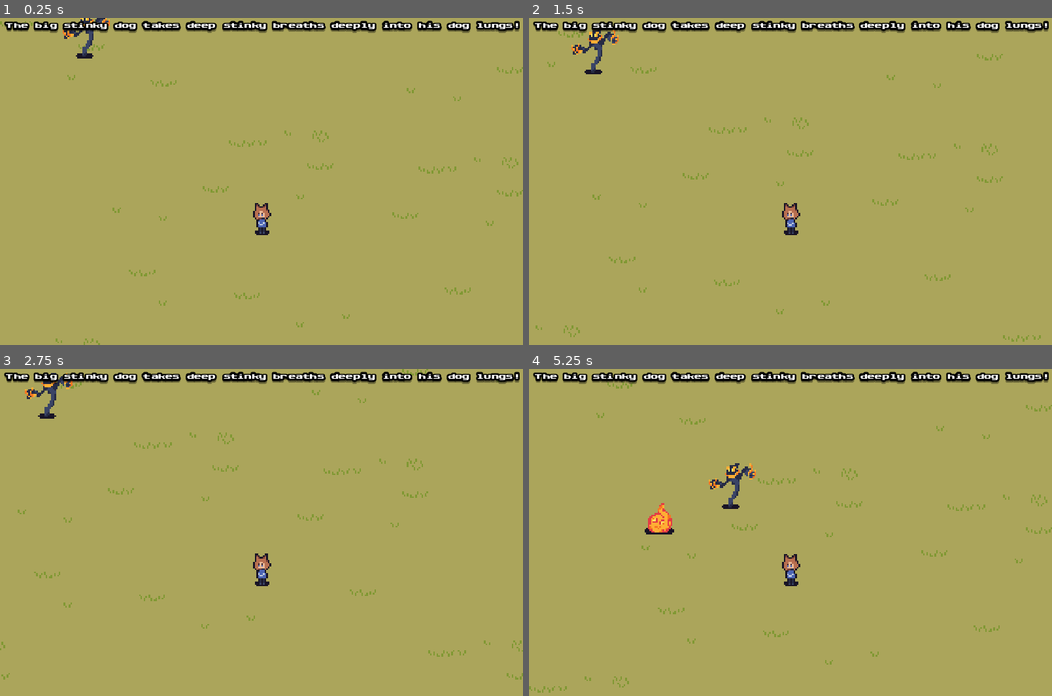
Above: before the commit, frames 1-4 (two rows, left to right).
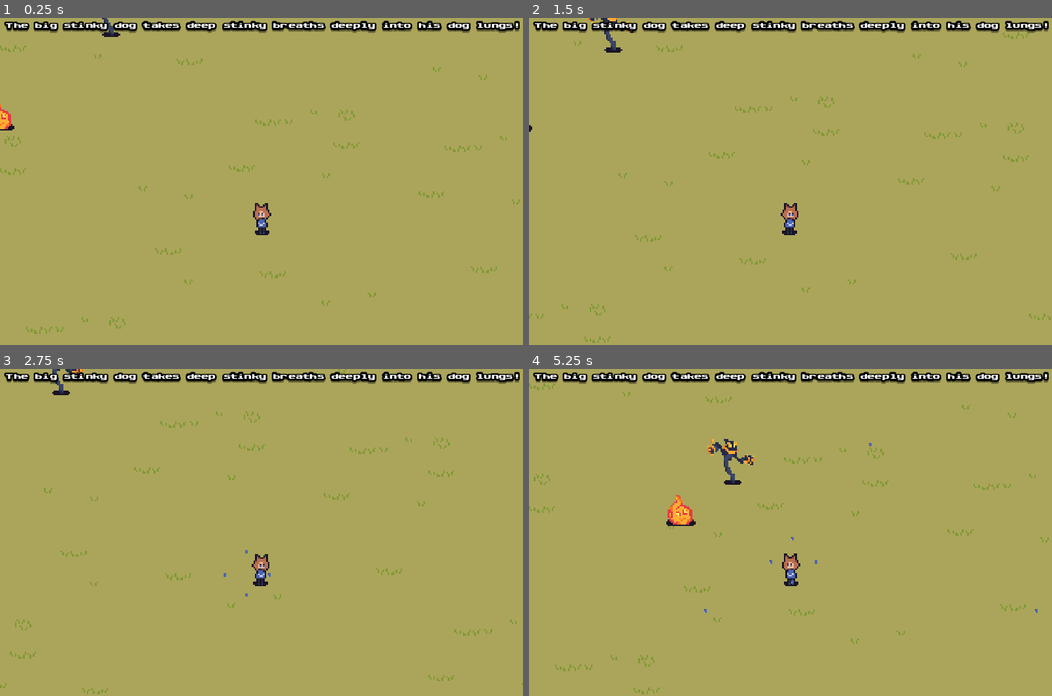
Above: after the commit, the same moments.

Repository: ColtonPhillips/its-spreading
Game: Godot game, scene res://scenes/world.tscn
Two runs of this game, one before a commit and one after it. Both use one fixed random seed, a clock stepped at 60 frames per second and the inputs below.
Inputs:
- Up to frame 1 (0.25 s): no input
- Up to frame 2 (1.5 s): hold D (move_right) 0.53-1.28 s; hold S (move_down) from 1.28 s (still down)
- Up to frame 3 (2.75 s): release S (move_down) at 2.03 s; hold D (move_right) from 2.03 s (still down)
- Up to frame 4 (5.25 s): release D (move_right) at 2.78 s; hold W (move_up) 2.78-3.53 s; hold A (move_left) 3.53-5.03 s; hold S (move_down) from 5.03 s (still down)

The runs differ from the first frame. In frame 1, 1.6% of the frame differs, in the area x 0-100%, y 0-100%; in frame 2, 1.8%; in frame 3, 1.7%; in frame 4, 2.6%, in the area x 0-100%, y 4-100%.

Commit message:
Add abiliity to spawn projectiles

Diff:
--- /dev/null
+++ b/components/spawner_component.gd
@@ -0,0 +1,28 @@
+# Give the component a class name so it can be instanced as a custom node
+class_name SpawnerComponent
+extends Node2D
+
+# Export the dependencies for this component
+# The scene we want to spawn
+@export var scene: PackedScene
+
+# Spawn an instance of the scene at a specific global position on a parent
+# By default the parent is the current "main" scene , but you can pass in
+# an alternative parent if you so choose.
+func spawn(global_spawn_position: Vector2 = global_position, variables: Dictionary = Dictionary(), parent: Node = get_tree().current_scene) -> Node:
+	assert(scene is PackedScene, "Error: The scene export was never set on this spawner component.")
+	# Instance the scene
+	var instance = scene.instantiate()
+	if (instance.has_method("spawn")):
+		instance.spawn(variables)
+
+	# Add it as a child of the parent
+	parent.add_child(instance)
+	# Update the global position of the instance.
+	# (This must be done after adding it as a child)
+	instance.global_position = global_spawn_position
+	# Return the instance in case we want to perform any other operations
+	# on it after instancing it.
+	return instance
+
+# Assuming you have a scene named "Enemy.tscn" with a script attached
--- a/scenes/enemy/enemy.gd
+++ b/scenes/enemy/enemy.gd
@@ -4,11 +4,19 @@
 @export var move_speed = 20.0
 #optimize?
 @onready var player = get_tree().get_first_node_in_group("player")
+@onready var sprite_2d = $Sprite2D
 
 func _physics_process(delta):
 	movement(delta)
+	animation(delta)
 
 func movement(delta):
 	var direction = global_position.direction_to(player.global_position)
 	velocity = direction * move_speed
 	move_and_slide()
+
+func animation(delta):
+	if velocity.x > 0:
+		sprite_2d.flip_h = true
+	if velocity.x < 0:
+		sprite_2d.flip_h = false
--- a/scenes/enemy/wisp_enemy.tscn
+++ b/scenes/enemy/wisp_enemy.tscn
@@ -7,6 +7,7 @@
 size = Vector2(7, 25)
 
 [node name="WispEnemy" instance=ExtResource("1_da14o")]
+move_speed = 17.67
 
 [node name="Sprite2D" parent="." index="0"]
 texture = ExtResource("2_svgh6")
--- a/scenes/player.gd
+++ b/scenes/player.gd
@@ -1,11 +1,22 @@
 class_name Player
 extends CharacterBody2D
 
+@onready var spawner_component = $SpawnerComponent
+@onready var right_slot = $Slots/RightSlot
+@onready var down_slot = $Slots/DownSlot
+@onready var up_slot = $Slots/UpSlot
+@onready var left_slot = $Slots/LeftSlot
+@onready var sprite_2d = $Sprite2D
+@onready var fire_rate_timer = $FireRateTimer
+
 @export var move_speed = 40.0
 
+func _ready():
+	fire_rate_timer.timeout.connect(fire_weapon)
 
 func _physics_process(delta):
 	movement(delta)
+	animation(delta)
 
 func movement(delta):
 	var x_mov = Input.get_axis("move_left", "move_right")
@@ -13,3 +24,15 @@
 	var mov = Vector2(x_mov, y_mov)
 	velocity = mov.normalized() * move_speed
 	move_and_slide()
+
+func animation(delta):
+	if velocity.x > 0:
+		sprite_2d.flip_h = true
+	if velocity.x < 0:
+		sprite_2d.flip_h = false
+
+func fire_weapon():
+	spawner_component.spawn(right_slot.global_position, {"direction": Vector2.RIGHT})
+	spawner_component.spawn(down_slot.global_position, {"direction": Vector2.DOWN})
+	spawner_component.spawn(left_slot.global_position, {"direction": Vector2.LEFT})
+	spawner_component.spawn(up_slot.global_position, {"direction": Vector2.UP})
--- a/scenes/player.tscn
+++ b/scenes/player.tscn
@@ -1,7 +1,9 @@
-[gd_scene load_steps=4 format=3 uid="uid://c3vntakhy0jq7"]
+[gd_scene load_steps=6 format=3 uid="uid://c3vntakhy0jq7"]
 
 [ext_resource type="Script" path="res://scenes/player.gd" id="1_2stqb"]
 [ext_resource type="Texture2D" uid="uid://cjuoaowmdixmj" path="res://art/sheet.png" id="2_b50i0"]
+[ext_resource type="Script" path="res://components/spawner_component.gd" id="3_8jtw5"]
+[ext_resource type="PackedScene" uid="uid://csafkqwts3rfk" path="res://scenes/projectiles/water_orb_projectile.tscn" id="4_r3uhc"]
 
 [sub_resource type="CapsuleShape2D" id="CapsuleShape2D_cfm71"]
 radius = 2.0
@@ -24,3 +26,25 @@
 [node name="CollisionShape2D" type="CollisionShape2D" parent="."]
 position = Vector2(0, -8)
 shape = SubResource("CapsuleShape2D_cfm71")
+
+[node name="SpawnerComponent" type="Node2D" parent="."]
+script = ExtResource("3_8jtw5")
+scene = ExtResource("4_r3uhc")
+
+[node name="Slots" type="Node2D" parent="."]
+
+[node name="RightSlot" type="Marker2D" parent="Slots"]
+position = Vector2(6, -6)
+
+[node name="DownSlot" type="Marker2D" parent="Slots"]
+position = Vector2(0, -2)
+
+[node name="UpSlot" type="Marker2D" parent="Slots"]
+position = Vector2(0, -12)
+
+[node name="LeftSlot" type="Marker2D" parent="Slots"]
+position = Vector2(-5, -6)
+
+[node name="FireRateTimer" type="Timer" parent="."]
+wait_time = 2.5
+autostart = true
--- /dev/null
+++ b/scenes/projectiles/projectile.gd
@@ -0,0 +1,15 @@
+class_name Projectile
+extends Node2D
+@export var speed = 20.0
+var direction = Vector2.ZERO
+
+func _physics_process(delta):
+	movement(delta)
+
+func movement(delta):
+	translate(direction * speed * delta)
+
+# Function to set variables
+func spawn(variables: Dictionary) -> void:
+	for key in variables.keys():
+		set(key, variables[key])
--- /dev/null
+++ b/scenes/projectiles/projectile.tscn
@@ -0,0 +1,8 @@
+[gd_scene load_steps=2 format=3 uid="uid://bgvdp80mpx8at"]
+
+[ext_resource type="Script" path="res://scenes/projectiles/projectile.gd" id="1_pymdo"]
+
+[node name="Projectile" type="Node2D"]
+script = ExtResource("1_pymdo")
+
+[node name="Sprite2D" type="Sprite2D" parent="."]
--- /dev/null
+++ b/scenes/projectiles/water_orb_projectile.tscn
@@ -0,0 +1,12 @@
+[gd_scene load_steps=3 format=3 uid="uid://csafkqwts3rfk"]
+
+[ext_resource type="PackedScene" uid="uid://bgvdp80mpx8at" path="res://scenes/projectiles/projectile.tscn" id="1_adr4g"]
+[ext_resource type="Texture2D" uid="uid://cjuoaowmdixmj" path="res://art/sheet.png" id="2_dvmmd"]
+
+[node name="WaterOrbProjectile" instance=ExtResource("1_adr4g")]
+speed = 35.0
+
+[node name="Sprite2D" parent="." index="0"]
+texture = ExtResource("2_dvmmd")
+region_enabled = true
+region_rect = Rect2(14.733, 22.757, 1.577, 2.062)
--- a/scenes/world.tscn
+++ b/scenes/world.tscn
@@ -15,7 +15,7 @@
 region_rect = Rect2(-4000, -4000, 4000, 4000)
 
 [node name="Player" parent="." instance=ExtResource("1_5kmuy")]
-position = Vector2(16, -16)
+position = Vector2(0, -3)
 
 [node name="FireOrbEnemy" parent="." instance=ExtResource("3_vh7tc")]
 position = Vector2(-165, -69)
